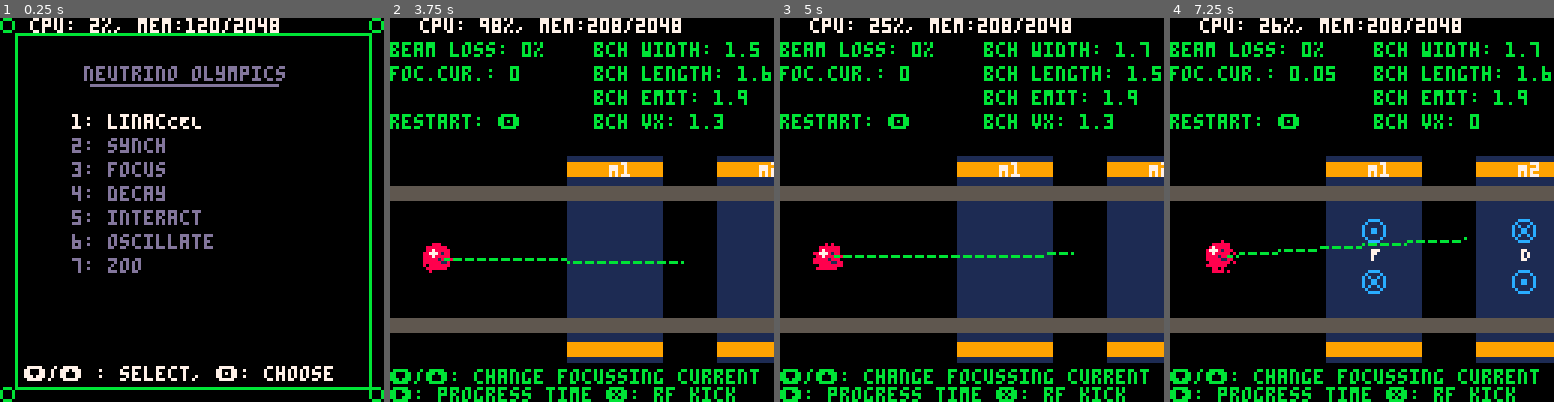
Above: before the commit, frames 1-4 (left to right).
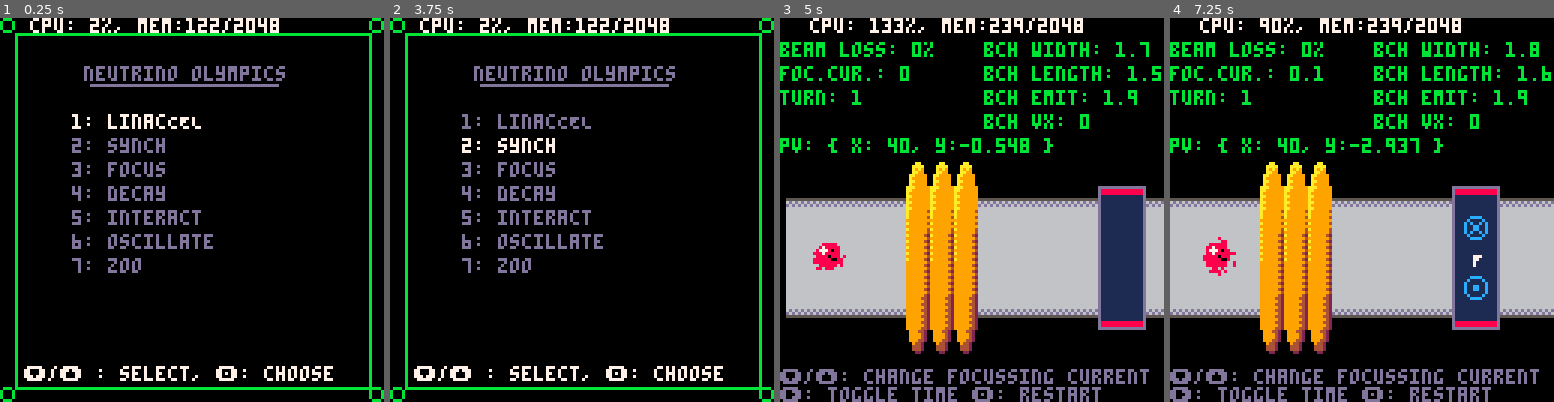
Above: after the commit, the same moments.

Repository: luketpickering/nulympics-pic08
Game: PICO-8 cartridge nulympics.p8
Two runs of this game, one before a commit and one after it. Both use one fixed random seed, a clock stepped at 60 frames per second and the inputs below.
Inputs:
- Up to frame 1 (0.25 s): no input
- Up to frame 2 (3.75 s): tap X (X key) at 0.33, 1.07, 1.85, 2.97 s; tap O (Z key) at 0.7, 1.7, 2.1, 2.5, 2.9, 3.3, 3.7 s; hold Right 1.6-2.1 s; hold Up 2.15-2.42 s; hold Right 2.47-3.03 s; hold Down from 3.63 s (still down)
- Up to frame 3 (5 s): release Down at 3.97 s; hold Right 4.02-4.68 s; tap X (X key) at 4.08 s; tap O (Z key) at 4.1, 4.5, 4.9 s; hold Up from 4.73 s (still down)
- Up to frame 4 (7.25 s): release Up at 5.03 s; tap X (X key) at 5.2, 6.32 s; tap O (Z key) every 0.4 s from 5.3 to 6.9 s; hold Down 5.73-6.03 s; hold Right 6.08-6.58 s; hold Right 6.63-7.13 s; hold Up from 7.18 s (still down)

The runs differ from the first frame. In frame 1, less than 0.1% of the frame differs, in the area x 54-58%, y 0-4%; in frame 2, 40%; in frame 3, 47%; in frame 4, 50%, in the area x 0-100%, y 0-100%.

Commit message:
abstracts beamline creation

Diff:
--- a/components/moveable.lua
+++ b/components/moveable.lua
@@ -3,6 +3,7 @@
     pos = pos or vec(),
     dpdt = vec(), -- velocity
     impulse = vec(), -- force
+    last_impulse = vec(),
     kick = function(self, imp)
       -- printh("impulse: "..v2s(self.impulse))
       self.impulse = vadd(self.impulse, imp)
@@ -13,13 +14,24 @@
       -- printh("dpdt:"..v2s(self.dpdt))
       self.dpdt = vadd(self.dpdt, self.impulse)
       -- printh("--> dpdt:"..v2s(self.dpdt))
+      self.last_impulse = self.impulse
       self.impulse = vec()
       -- printh("pos:"..v2s(self.pos))
       self.pos = vadd(self.pos, vscale(dt, self.dpdt))
       -- printh("--> pos:"..v2s(self.pos))
     end,
-    spr = function(self,s)
+    next_pos = function(self, dt)
+      return vadd(self.pos, vscale(dt, self.dpdt))
+    end,
+    spr = function(self, s, tnspc)
+      tnspc = tnspc or kBLACK
+      palt()
+      if (tnspc ~= kBLACK) then
+        palt(kBLACK, false)
+      end
+      palt(tnspc, true)
       spr(s, self.pos.x-4, self.pos.y-4)
+      palt()
     end,
     pset = function(self,c)
       pset(self.pos.x, self.pos.y, c)
--- a/effects/show_kinematics.lua
+++ b/effects/show_kinematics.lua
@@ -3,3 +3,9 @@
 	arrow_ang(moveable.pos.x, moveable.pos.y,
 		vang(moveable.dpdt), scale*vmag(moveable.dpdt), 3, color)
 end
+
+function draw_impulse_arrow(moveable, scale, color)
+	if (scale*vmag(moveable.last_impulse) < 1) return
+	arrow_ang(moveable.pos.x, moveable.pos.y,
+		vang(moveable.last_impulse), scale*vmag(moveable.last_impulse), 3, color)
+end
--- a/nulympics.p8
+++ b/nulympics.p8
@@ -27,7 +27,7 @@
 
 --physics components
 #include physics/detector.lua
-#include physics/magnets.lua
+#include physics/beamline.lua
 #include physics/particles.lua
 
 --games
--- /dev/null
+++ b/physics/beamline.lua
@@ -0,0 +1,135 @@
+function make_beamline(origin)
+  return {
+    elements = {},
+    magnets = {},
+    pipe = {},
+    origin = vcopy(origin),
+    draw_pipe = function(self)
+      for BP in all(self.pipe) do
+        BP:draw()
+      end
+    end,
+    draw_elements = function(self)
+      for E in all(self.elements) do
+        E:draw()
+      end
+      for M in all(self.magnets) do
+        M:draw()
+      end
+    end,
+    set_elements = function(self, descriptor)
+      local pos = vcopy(self.origin)
+      for I = 1, #descriptor do
+        if (sub(descriptor,I,I) == "_") then
+          pos = vadd(pos, vec(4))
+          add(self.pipe, make_beampipe(pos))
+          pos = vadd(pos, vec(4))
+        end
+
+        if (sub(descriptor,I,I) == "C") then
+          pos = vadd(pos, vec(12))
+          add(self.elements, make_RFCavity(pos))
+          pos = vadd(pos, vec(12))
+        end
+
+        if (sub(descriptor,I,I) == "M") then
+          pos = vadd(pos, vec(8))
+          add(self.magnets, make_magnet(pos))
+          pos = vadd(pos, vec(8))
+        end
+
+      end
+    end,
+    bfield = function(self, pos)
+      local bf = 0
+      for M in all(self.magnets) do
+        bf += M:bfield(pos)
+      end
+      return bf
+    end,
+    set_current = function(self, current)
+      for I = 1, #self.magnets do
+        self.magnets[I].current = (I&1 == 1) and current or -current
+      end
+    end,
+    last_magnet = function(self)
+      return self.magnets[#self.magnets]
+    end
+  }
+end
+
+function make_beampipe(center)
+  -- +ve is into the page
+  -- +ve makes +ve charge bend up
+  local kSPR_BP = 48
+
+  return {
+    x = center.x,
+    y = center.y,
+    nsegments = 1,
+    draw = function(self)
+      vspr(kSPR_BP, self.x, self.y, 1, 5)
+      -- pset(self.x, self.y, kGREEN)
+    end
+  }
+end
+
+function make_magnet(center)
+  -- +ve is into the page
+  -- +ve makes +ve charge bend up
+  local kSPR_MAG = 52
+  local kSPR_INTO = 51
+  local kSPR_OUT = 67
+
+  return {
+    x = center.x,
+    y = center.y,
+    hwidth = 24,
+    hlength = 16,
+    nsegments = 2,
+    current = 0,
+    draw = function(self)
+      vspr(kSPR_MAG, self.x - 4, self.y, 1, 6)
+      vspr(kSPR_MAG, self.x + 4, self.y, 1, 6, true)
+      -- pset(self.x, self.y, kGREEN)
+
+      if(self.current == 0) return
+
+      local sprn = {kSPR_INTO, kSPR_OUT};
+      if(self.current < 0) then
+        sprn[1] = kSPR_OUT
+        sprn[2] = kSPR_INTO
+        print("D", self.x - 1,self.y - 2, kWHITE)
+      else
+        print("F", self.x - 1,self.y - 2, kWHITE)
+      end
+      vspr(sprn[1], self.x, self.y - 10)
+      vspr(sprn[2], self.x, self.y + 10)
+
+    end,
+    bfield = function(self, pos)
+      local disp = vatob(self, pos)
+      if(abs(disp.x) > self.hlength) then return 0 end
+      return self.current * (disp.y / self.hwidth) / 10
+    end
+  }
+end
+
+function make_RFCavity(center)
+  -- +ve is into the page
+  -- +ve makes +ve charge bend up
+  local kSPR_RF = 53
+
+  return {
+    x = center.x,
+    y = center.y,
+    nsegments = 3,
+    kick = 0,
+    draw = function(self)
+      vspr(kSPR_RF, self.x - 8, self.y, 1, 8)
+      vspr(kSPR_RF, self.x, self.y, 1, 8)
+      vspr(kSPR_RF, self.x + 8, self.y, 1, 8)
+      -- pset(self.x, self.y, kGREEN)
+    end
+  }
+end
--- a/physics/magnets.lua
+++ /dev/null
@@ -1,70 +0,0 @@
-function create_magnet(center, hsize)
-  return {
-    center = center,
-    hwidth = hsize.y,
-    hlength = hsize.x,
-    current = 0
-  }
-end
-
--- +ve is into the page
--- +ve makes +ve charge bend up
-function get_bfield(mag, test_pos)
-
-  local disp = vatob(mag.center, test_pos)
-
-  if(abs(disp.x) > mag.hlength) then return 0 end
-
-  if(false) then
-    printh("--mag test: {"..test_pos.x..", "..test_pos.y.."}")
-    printh("--mag.center: {"..mag.center.x..", "..mag.center.y.."}")
-    printh("--mag disp: {"..disp.x..", "..disp.y.."}")
-    printh("--mag force: {"..mag.current.."*"..(disp.y / mag.hwidth).."}")
-  end
-
-  return mag.current * (disp.y / mag.hwidth) / 10
-
-end
-
-function draw_magnet(mag, camera_offset)
-  rectfill(mag.center.x - mag.hlength, mag.center.y - mag.hwidth - 4,
-    mag.center.x + mag.hlength-1, mag.center.y + mag.hwidth + 4, kDBLUE)
-  rectfill(mag.center.x - mag.hlength, mag.center.y - mag.hwidth - 2,
-    mag.center.x + mag.hlength-1, mag.center.y - mag.hwidth + 2, kORANGE)
-  rectfill(mag.center.x - mag.hlength, mag.center.y + mag.hwidth - 2,
-    mag.center.x + mag.hlength-1, mag.center.y + mag.hwidth + 2, kORANGE)
-
-  if(MAGNETS_DEBUG) then
-    line(mag.center.x,mag.center.y-mag.hwidth, mag.center.x,mag.center.y + mag.hwidth, kGREEN)
-    line(mag.center.x + mag.hlength,mag.center.y, mag.center.x - mag.hlength,mag.center.y, kGREEN)
-  end
-
-  if(abs(mag.current) > 0) then
-    -- into is 41, out is 40
-    local sprn = {17, 18};
-    if(mag.current < 0) then
-      sprn[1] = 18
-      sprn[2] = 17
-      print("D", mag.center.x - 1,mag.center.y - 4, kWHITE)
-    else
-      print("F", mag.center.x - 1,mag.center.y - 4, kWHITE)
-    end
-
-    --bottom is +ve/into
-    vspr(sprn[1], mag.center.x, mag.center.y - (mag.hwidth * 0.3))
-    vspr(sprn[2], mag.center.x, mag.center.y + (mag.hwidth * 0.3))
-  end
-
-end
-
-function get_bfield_list(maglist, test_pos)
-  local bf = 0
-  -- local ctr = 1
-  for M in all(maglist) do
-      -- printh("mag["..ctr.."] @ "..M.current..", pos:"..v2s(test_pos).." = "..get_bfield(M, test_pos) )
-      bf += get_bfield(M, test_pos)
-    -- ctr += 1
-  end
-  -- printh("total bf = "..bf)
-  return bf
-end
--- a/synch/synch.lua
+++ b/synch/synch.lua
@@ -4,28 +4,12 @@
 kSYN_END = 0b1000
 
 function synch_init()
-  MAGSPACING=200
-
-  MSPACE_MIN=50
-  MSPACE_MAX=300
-  MAGSPACING=clamp(MAGSPACING,MSPACE_MIN,MSPACE_MAX)
-
-  FODO_MIN=50
-  FODOGAP = FODO_MIN
-  FODOGAP=clamp(FODOGAP,FODO_MIN,MAGSPACING)
-
-  WINDIST=10000
-
-  MAGNETS = {}
-  add(MAGNETS, create_magnet(vec(64,80),vec(16,30)))
-  add(MAGNETS, create_magnet(vec(64+FODOGAP,80),vec(16,30)))
-  add(MAGNETS, create_magnet(vec(64+MAGSPACING,80),vec(16,30)))
-  add(MAGNETS, create_magnet(vec(64+FODOGAP+MAGSPACING,80),vec(16,30)))
-  add(MAGNETS, create_magnet(vec(64+(2*MAGSPACING),80),vec(16,30)))
-  add(MAGNETS, create_magnet(vec(64+FODOGAP+(2*MAGSPACING),80),vec(16,30)))
-  MAGNETS[1].current = 0
-
-  make_beampipe()
+  current = 0
+
+  beamline_origin = vec(-8,80)
+
+  synch_beamline = make_beamline(beamline_origin)
+  synch_beamline:set_elements("_____C_____M_____M_____M_____M_____M_____M_____M_____M_____M_____M_____M_____M_____C_____________")
 
   bunch_width = 0
   bunch_length = 0
@@ -36,6 +20,8 @@
   initial_emittance = 0.1
 
   bunch_v = initial_kick_x * FSPEED
+
+  synch_turn = 1
 
   synch_nprotons = 150
   synch_protons = make_particle_list()
@@ -44,7 +30,7 @@
       p:kick(vec(initial_kick_x, rnd(2 * initial_kick_x * initial_emittance) - (initial_kick_x * initial_emittance)))
       p:update(0)
       bunch_mean_pos = vadd(bunch_mean_pos, p.pos)
-      bunch_width += abs(p.pos.y - bp.y)
+      bunch_width += abs(p.pos.y - beamline_origin.y)
       bunch_length += abs(p.pos.x - 5)
       bunch_emittance += abs(p.dpdt.y)
   end)
@@ -58,6 +44,7 @@
   player_proton = make_particle(vec(5,80), nil, kSPR_PROTON_R)
   player_proton:kick(vec(initial_kick_x,rnd(2 * initial_kick_x * initial_emittance) - (initial_kick_x * initial_emittance)))
   player_proton:update(0)
+  player_proton:update(0)
 
 
   SYN_STATE=kSYN_RUN
@@ -69,27 +56,29 @@
 
   if (btnp(4)) synch_init()
 
-  do_kick = false
-  if (btnp(5)) do_kick = true
-
-
-  if((MAGNETS[3].center.x + MAGNETS[3].hlength - player_proton.pos.x) < 0) then
-    MAGNETS[1] = MAGNETS[3]
-    MAGNETS[2] = MAGNETS[4]
-    MAGNETS[3] = MAGNETS[5]
-    MAGNETS[4] = MAGNETS[6]
-    MAGNETS[5] = create_magnet(vec(MAGNETS[3].center.x + MAGSPACING,80),vec(16,32))
-    MAGNETS[6] = create_magnet(vec(MAGNETS[5].center.x + FODOGAP,80),vec(16,32))
-    MAGNETS[5].current = MAGNETS[1].current
-    MAGNETS[6].current = MAGNETS[2].current
-  end
-
-  if(SYN_STATE == kSYN_RUN) then
+  if(SYN_STATE&kSYN_RUN == kSYN_RUN) then
     read_input()
 
-    if btn(1) then
-      local bf = get_bfield_list(MAGNETS, player_proton.pos)
-      player_proton:kick(vec(do_kick and 20 or 0, - player_proton.dpdt.x * bf))
+    --Shift everything back, to do another turn
+    local beamline_turn_length = synch_beamline:last_magnet().x + 20
+    if((synch_turn < 10) and (player_proton.pos.x > beamline_turn_length)) then
+      player_proton.pos.x -= synch_beamline:last_magnet().x + 16
+      synch_protons:update(function(p)
+        p.pos.x -= synch_beamline:last_magnet().x + 16
+      end)
+      synch_turn += 1
+    end
+
+    if (btnp(1)) SYN_STATE = SYN_STATE^^kSYN_PAUSE
+    printh("state: "..SYN_STATE)
+
+    if (SYN_STATE&kSYN_PAUSE != kSYN_PAUSE) then
+      local bf = synch_beamline:bfield(player_proton.pos)
+      local x_kick = 0
+      if((player_proton.pos.x < 52) and (player_proton:next_pos(FSPEED).x > 52)) then
+        x_kick = 20
+      end
+      player_proton:kick(vec(x_kick, - player_proton.dpdt.x * bf))
       player_proton:update(FSPEED)
 
       bunch_width = 0
@@ -98,11 +87,17 @@
 
       bunch_mean_pos = vec()
       synch_protons:update(function(p)
-        local bf = get_bfield_list(MAGNETS, p.pos)
-        bunch_width += abs(p.pos.y - bp.y)
+        local bf = synch_beamline:bfield(p.pos)
+        bunch_width += abs(p.pos.y - beamline_origin.y)
         bunch_length += abs(p.pos.x - last_bunch_mean_pos.x)
         bunch_emittance += abs(p.dpdt.y)
-        p:kick(vec(do_kick and 20 or 0, - p.dpdt.x * bf))
+
+        local x_kick = 0
+        if((p.pos.x < 52) and (p:next_pos(FSPEED).x > 52)) then
+          x_kick = 20
+        end
+
+        p:kick(vec(x_kick, - p.dpdt.x * bf))
 
         -- p:kick(vscale(0.01 / vmag2(vatob(p.pos,last_bunch_mean_pos)),
         --   vec(sign(p.pos.x -last_bunch_mean_pos.x),
@@ -119,16 +114,15 @@
       last_bunch_mean_pos = vcopy(bunch_mean_pos)
     end
 
-    if(abs(player_proton.pos.y - bp.y) > (bp.hwy-2)) then
-      printh("beam loss: "..v2s(player_proton.pos)..", "..v2s(bp)..", bhy: "..bp.hwy)
+    if(abs(player_proton.pos.y - beamline_origin.y) >= 16) then
       SYN_STATE = kSYN_END
     end
 
-    if(player_proton.pos.x > WINDIST) then
+    if(player_proton.pos.x > (synch_beamline:last_magnet().x + 64)) then
       SYN_STATE = kSYN_WIN
     end
 
-    synch_protons:remove_if(function(p) return (abs(p.pos.y - bp.y) > (bp.hwy-2)) end)
+    synch_protons:remove_if(function(p) return (abs(p.pos.y - beamline_origin.y) >= 18) end)
   end
 
   camera(player_proton.pos.x - 16, 0)
@@ -142,69 +136,42 @@
   end
 
   if(SYN_STATE==kSYN_WIN) then
-    print("You made it to the beam window", 0,24)
+    cls()
+    print("Success!", 12, 64, kGREEN)
+    show_debug()
     return
   end
 
   cls() --clear screen
 
-
-  for M =1, #MAGNETS do
-    draw_magnet(MAGNETS[M])
-    print("M"..M, MAGNETS[M].center.x - 2,
-               MAGNETS[M].center.y - MAGNETS[M].hwidth - 2, kWHITE)
-  end
-
-  -- for M =1, #MAGNETS, 2 do
-  --   local x1 = MAGNETS[M].center.x
-  --   local x2 = MAGNETS[M+1].center.x
-  --   local y1 = MAGNETS[M].center.y - MAGNETS[M].hwidth - 8
-  --   local deltax = x2 - x1
-  --   line(x1, y1, x2, y1, kGREEN)
-  --   line(x1, y1 - 2, x1, y1 + 2, kGREEN)
-  --   line(x2, y1 - 2, x2, y1 + 2, kGREEN)
-
-  --   print(deltax,
-  --     deltax/2 + x1 - 3, y1 - 6, kGREEN)
-  -- end
-
-  -- for M = 1, (#MAGNETS-2), 2 do
-  --   local x1 = MAGNETS[M].center.x
-  --   local x2 = MAGNETS[M+2].center.x
-  --   local y1 = MAGNETS[M].center.y - MAGNETS[M].hwidth - 16
-  --   local deltax = x2 - x1
-  --   line(x1, y1, x2, y1, kRED)
-  --   line(x1, y1 - 2, x1, y1 + 2, kRED)
-  --   line(x2, y1 - 2, x2, y1 + 2, kRED)
-
-  --   print(deltax,
-  --     deltax/2 + x1 - 3, y1 - 6, kRED)
-  -- end
+  synch_beamline:draw_pipe()
 
   synch_protons:draw()
-
-  draw_beampipe()
-
-  player_proton:spr(player_proton.spr_id)
+  player_proton:spr(player_proton.spr_id, kDBLUE)
+  synch_beamline:draw_elements()
+
+  --lets just show the focussing forces
+  player_proton.last_impulse.x = 0
+  draw_impulse_arrow(player_proton, 5, kYELLOW)
 
   local testp = make_moveable(player_proton.pos)
-  testp.dpdt = player_proton.dpdt
-
-  for Tf = 0, 360 do
-    testp:update(FSPEED)
-
-    local bf = get_bfield_list(MAGNETS, testp.pos)
-    testp:kick(vec(0, - testp.dpdt.x * bf))
-
-    if((Tf > 0) and (Tf%1)==0) then
+  testp.dpdt = vcopy(player_proton.dpdt)
+
+  if(SYN_STATE&kSYN_PAUSE == kSYN_PAUSE) then
+    for Tf = 0, 200 do
+      testp:update(FSPEED/2)
+
+      local bf = synch_beamline:bfield(testp.pos)
+      testp:kick(vec(0, - testp.dpdt.x * bf))
+
       testp:pset(kGREEN)
-    end
-
-    if(abs(testp.pos.y - bp.y) > (bp.hwy-2)) then
-      break
-    end
-    if((testp.pos.x - player_proton.pos.x) > 80) then
-      break
+
+      if(abs(testp.pos.y - beamline_origin.y) >= 18) then
+        break
+      end
+      if((testp.pos.x - player_proton.pos.x) > 100) then
+        break
+      end
     end
   end
 
@@ -214,45 +181,30 @@
   -- draw_grid()
 end
 
-function make_beampipe()
-  bp={}
-  bp.y = 80
-  bp.x = 0
-  bp.hwy = 20 -- y half width in px
-end
-
-function draw_beampipe()
-  vprectfill(0, bp.y + bp.hwy, 127, bp.y + bp.hwy + 4, kDGRAY)
-  vprectfill(0, bp.y - bp.hwy, 127, bp.y - bp.hwy - 4, kDGRAY)
-end
-
 function read_input()
-  local delta = 0.25
+  local delta = 0.1
   local magdelta = 0
   if (btnp(2)) magdelta += delta --up
   if (btnp(3)) magdelta -= delta --down
 
-  for M =1, #MAGNETS do
-    if((M%2) == 0) then
-      MAGNETS[M].current = clamp(MAGNETS[M].current - (magdelta/5),-5,5)
-    else
-      MAGNETS[M].current = clamp(MAGNETS[M].current + (magdelta/5),-5,5)
-    end
-  end
+  current = clamp(current + magdelta,-5,5)
+  synch_beamline:set_current(current)
+
 end
 
 function show_debug()
-  vpprint("\131/\148: change focussing current",0,117)
-  vpprint("\145: progress time \151: rf kick",0,123)
-  -- vpprint("\142: pair sep.   \151: x5 ",0,123)
+  vpprint("\131/\148: change focussing current",0,117,kSLATE)
+  -- vpprint("restart: \142",0,32,kGREEN)
+  vpprint("\145: toggle time \142: restart",0,123,kSLATE)
   vpprint("beam loss: "..flr(100*(synch_nprotons - synch_protons:num())/(1 + synch_nprotons)).."%",
     0,8, kGREEN)
-  vpprint("foc.cur.: "..MAGNETS[1].current,0,16,kGREEN)
-  vpprint("restart: \142",0,32,kGREEN)
+  vpprint("foc.cur.: "..current,0,16,kGREEN)
 
   vpprint("bch width: "..(flr(bunch_width*10)/10), 68, 8, kGREEN)
   vpprint("bch length: "..(flr(bunch_length*10)/10), 68, 16, kGREEN)
   vpprint("bch emit: "..(flr(bunch_emittance*10)/10),68,24,kGREEN)
   vpprint("bch vx: "..(flr(bunch_v*10)/10),68,32,kGREEN)
 
-end
+  vpprint("pv: "..v2s(player_proton.dpdt), 0,40)
+  vpprint("turn: "..synch_turn, 0,24)
+end
--- a/utils/graphics.lua
+++ b/utils/graphics.lua
@@ -104,3 +104,11 @@
   local y2 = y1 + length * nsin(ang)
   arrow(x1,y1,x2,y2,arm_length,c)
 end
+
+function vspr(sprn, x, y, nx, ny, fx, fy)
+  fx = fx or false
+  fy = fy or false
+  nx = nx or 1
+  ny = ny or 1
+  spr(sprn, x-(8*nx*0.5), y-(8*ny*0.5),nx,ny,fx,fy)
+end
--- a/utils/vectors.lua
+++ b/utils/vectors.lua
@@ -46,12 +46,6 @@
 	return atan3(a.x,a.y)
 end
 
-function vspr(sprn, x,y,fx,fy)
-  fx = fx or false
-  fy = fy or false
-  spr(sprn, x-4, y-4,1,1,fx,fy)
-end
-
 function v2s(v)
 	return ("{ x: "..v.x..", y:"..v.y.." }")
 end
--- a/zoo/zoo.lua
+++ b/zoo/zoo.lua
@@ -32,7 +32,7 @@
   cls()
   for I = 1, #zoo_particles do
     local P = zoo_particles[I]
-    P[1]:spr(P[2])
+    P[1]:spr(P[2], kDBLUE)
     print(P[3], P[1].pos.x - 4 - (#P[3]), P[1].pos.y-12,
           (I == part_selected) and
           (zoo_time < 0.5) and kWHITE or kSLATE)
Not shown, changed: 160 lines of the sprite sheet (__gfx__) section of nulympics.p8
